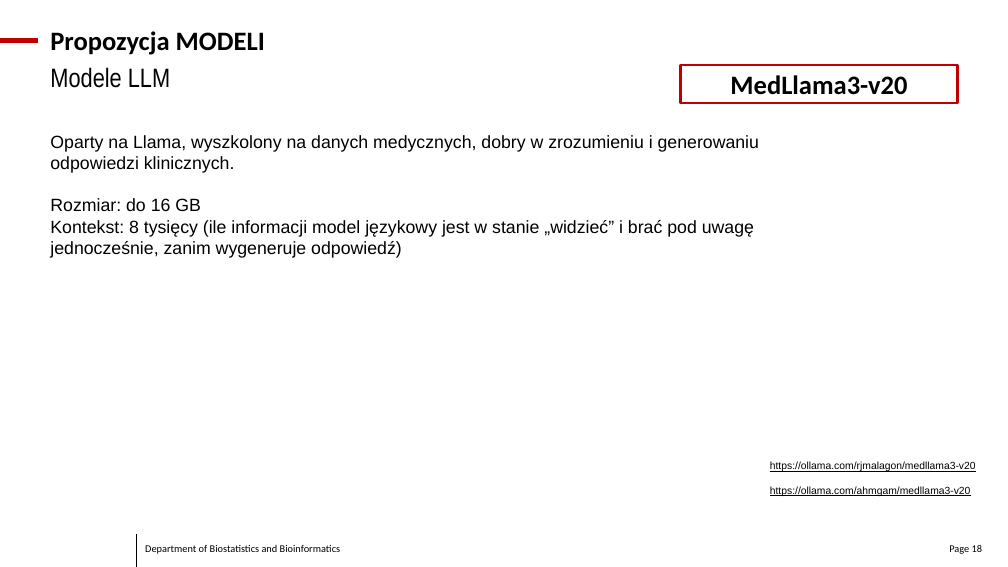
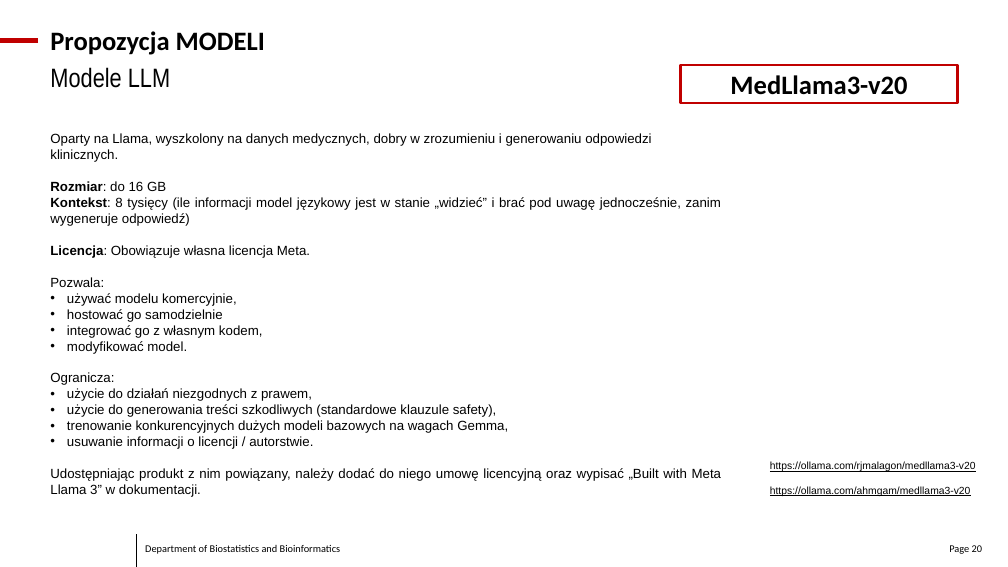
Before and after one commit to dn-dab-nio/ClinicalGuidelineSummary, a slide deck: slide 20 of raport_LLM.pptx (slide 18 before the commit). Drawn at 1008x567 pixels with LibreOffice and Linux fonts; fonts in the diff are those of the drawing; background and template pictures are left out. Boxes give left, top, right and bottom in pixels: in the first picture for what was removed or moved away, otherwise in the second. Text is boxed around its words. In the diff, an @@ line names an element or a change of style, - is before the commit and + after.

```diff
--- a/raport_LLM.pptx
+++ b/raport_LLM.pptx
@@ text at [50,133,721,226]: size 24 to 18 pt in "Oparty na Llama, wyszkolony na danych medycznych, ...", "Rozmiar: do 16 GB", "Kontekst: 8 tysięcy (ile informacji model językowy ..."; bold on in "Rozmiar:", "Kontekst:"; alignment left to justified @@
@@ text at [50,245,722,497]: paragraphs added @@
+Licencja: Obowiązuje własna licencja Meta.
+Pozwala:
+• używać modelu komercyjnie,
+• hostować go samodzielnie
+• integrować go z własnym kodem,
+• modyfikować model.
+Ogranicza:
+• użycie do działań niezgodnych z prawem,
+• użycie do generowania treści szkodliwych (standardowe klauzule safety),
+• trenowanie konkurencyjnych dużych modeli bazowych na wagach Gemma,
+• usuwanie informacji o licencji / autorstwie.
+Udostępniając produkt z nim powiązany, należy dodać do niego umowę licencyjną oraz wypisać „Built with Meta Llama 3” w dokumentacji.
@@ page number at [949,545,982,554]: text changed @@
-Page 18
+Page 20
```
Also in this commit, not shown: 4 other slides changed, 4 slides added, 1 slide removed.
